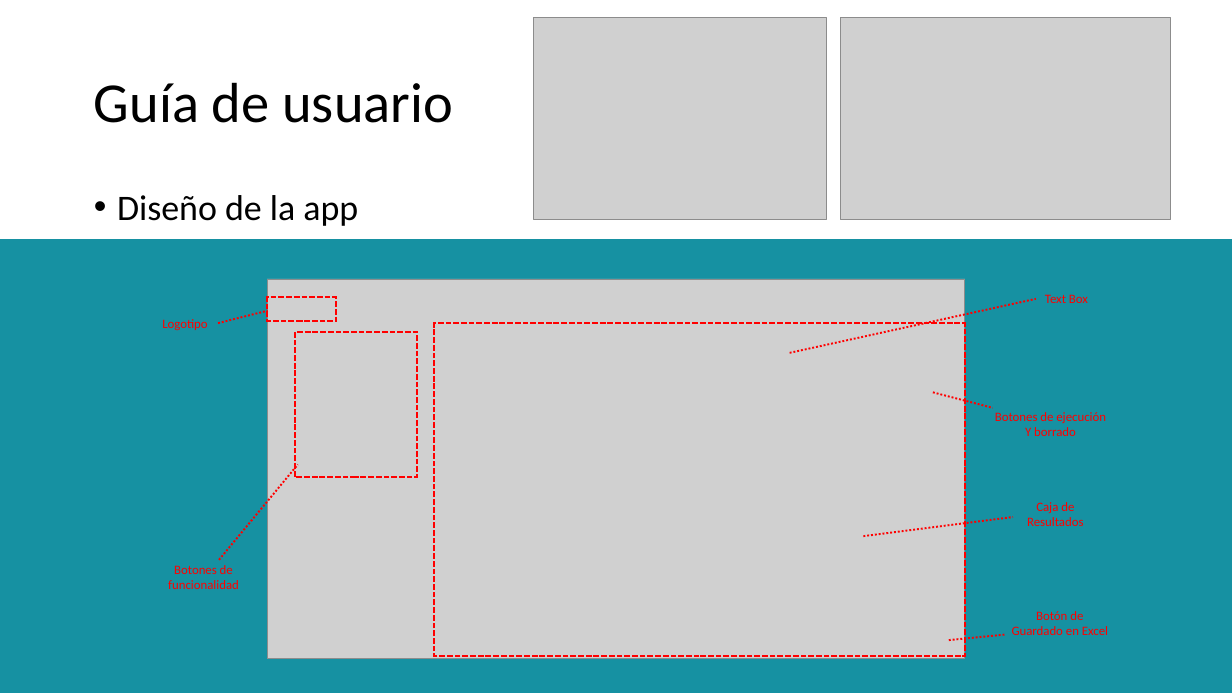
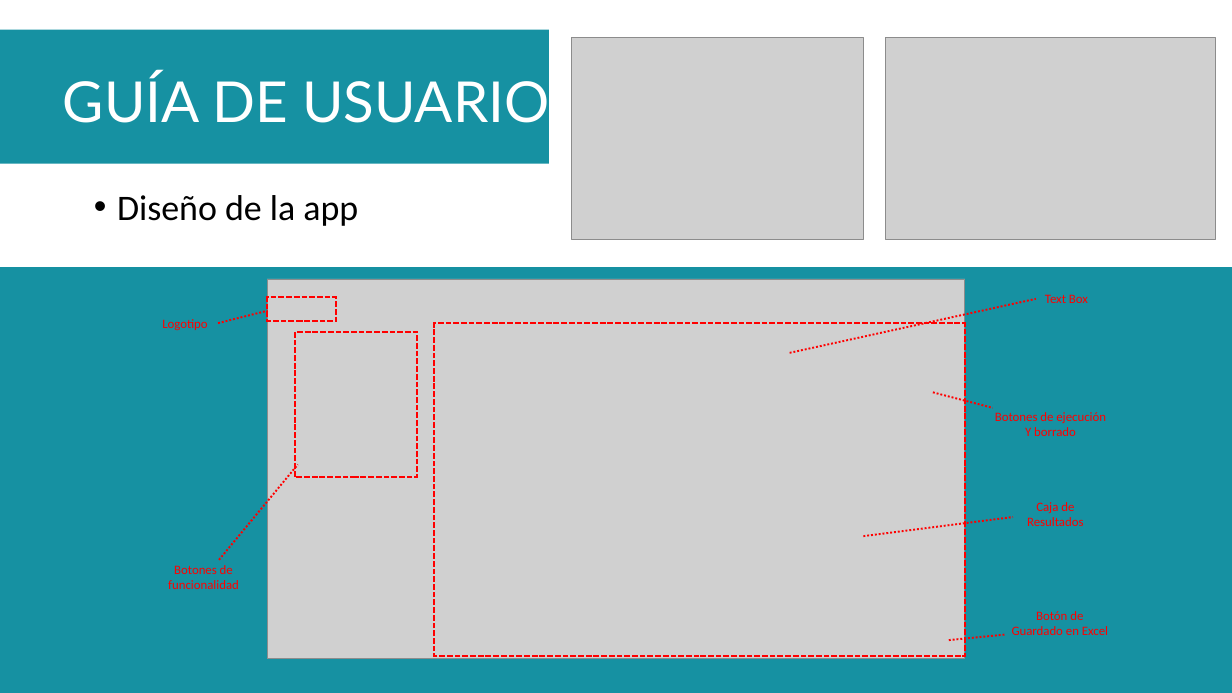
Before and after one commit to pablofernandez070/BrainLingua, a slide deck: slide 10 of Manual_Usuario/BrainLingua NLP.pptx (slide 8 before the commit). Drawn at 1232x693 pixels with LibreOffice and Linux fonts; fonts in the diff are those of the drawing; grey boxes stand for pictures. Boxes give left, top, right and bottom in pixels: in the first picture for what was removed or moved away, otherwise in the second. Text is boxed around its words. In the diff, an @@ line names an element or a change of style, - is before the commit and + after.

```diff
--- a/Manual_Usuario/BrainLingua NLP.pptx
+++ b/Manual_Usuario/BrainLingua NLP.pptx
@@ rectangle added at box(0, 30, 549, 164), fill #1691A2 @@
@@ picture: place and size @@
-picture at box(534, 18, 826, 220)
+picture at box(571, 37, 863, 239)
@@ picture: place and size @@
-picture at box(841, 18, 1171, 219)
+picture at box(885, 38, 1215, 239)
@@ title at box(63, 72, 549, 123): text changed; font Calibri to Lato; text colour #000000 to #FFFFFF @@
-Guía de usuario
+GUÍA DE USUARIO
@@ rectangle: place and size @@
-rectangle at box(0, 239, 1232, 693)
+rectangle at box(0, 267, 1232, 693)
```
Also in this commit, not shown: 5 other slides changed, 4 slides added, 2 slides removed, 12 other files.
